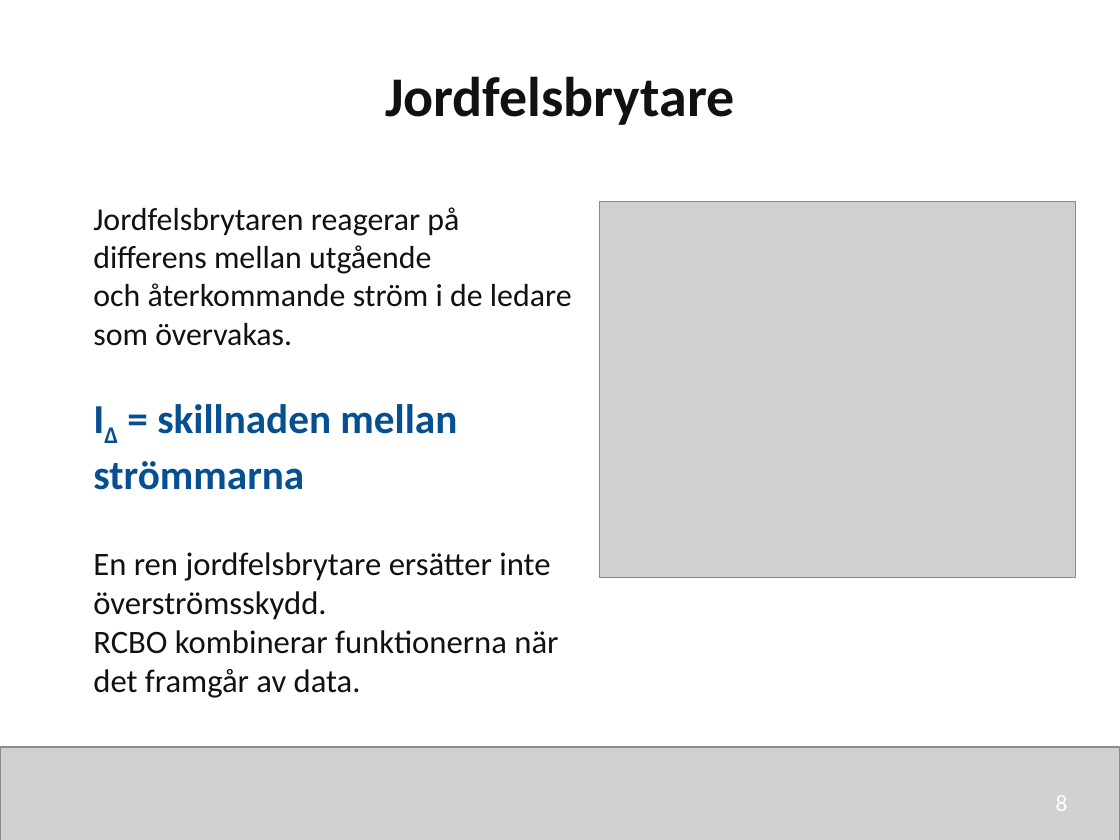
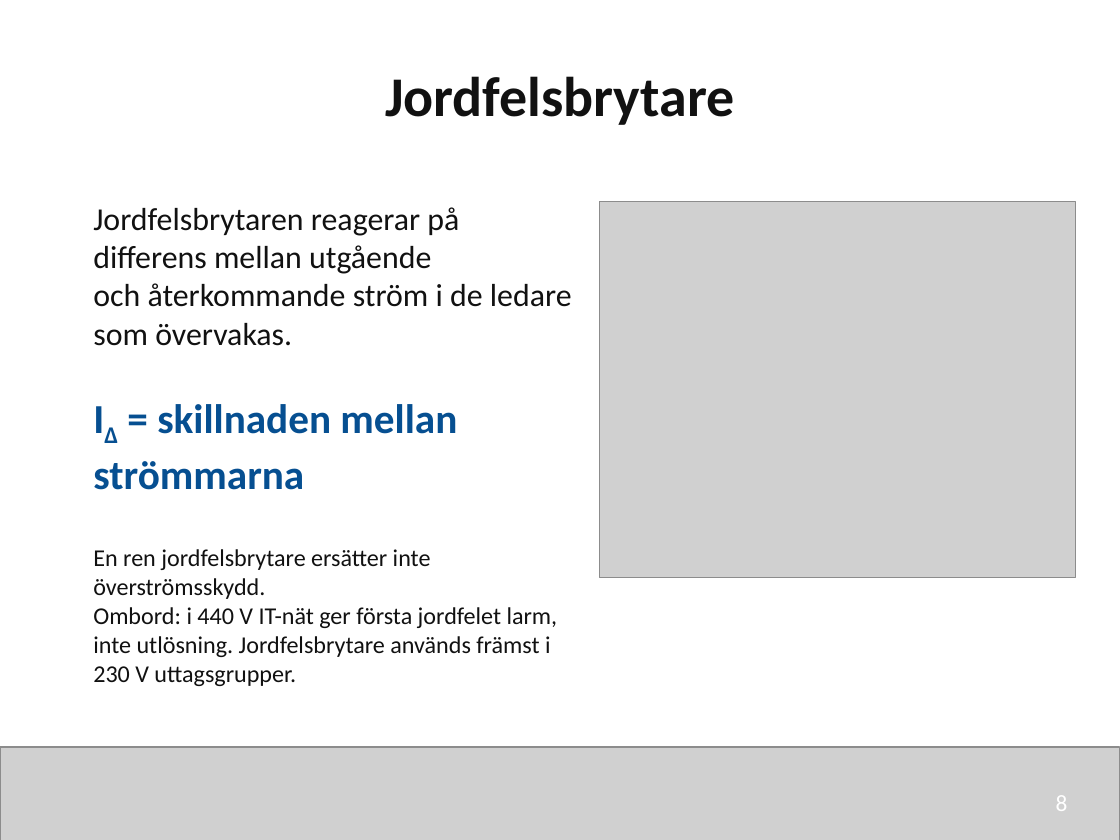
Before and after one commit to nj22az/nj22az.github.io, a slide deck: slide 8 of sjoskolan/vecka-43/aktuell/v43_01_Komponenter_och_skydd_elev.pptx. Drawn at 1120x840 pixels with LibreOffice and Linux fonts; fonts in the diff are those of the drawing; grey boxes stand for pictures. Boxes give left, top, right and bottom in pixels: in the first picture for what was removed or moved away, otherwise in the second. Text is boxed around its words. In the diff, an @@ line names an element or a change of style, - is before the commit and + after.

```diff
--- a/sjoskolan/vecka-43/aktuell/v43_01_Komponenter_och_skydd_elev.pptx
+++ b/sjoskolan/vecka-43/aktuell/v43_01_Komponenter_och_skydd_elev.pptx
@@ text at (93,549,431,599): size 21 to 15.5 pt in "En ren jordfelsbrytare ersätter inte överströmsskydd." @@
@@ text at (93,607,558,686): text changed; size 21 to 15.5 pt @@
-RCBO kombinerar funktionerna när det framgår av data.
+Ombord: i 440 V IT-nät ger första jordfelet larm, inte utlösning. Jordfelsbrytare används främst i 230 V uttagsgrupper.
```
Also in this commit, not shown: 8 other slides changed, 13 other files.
